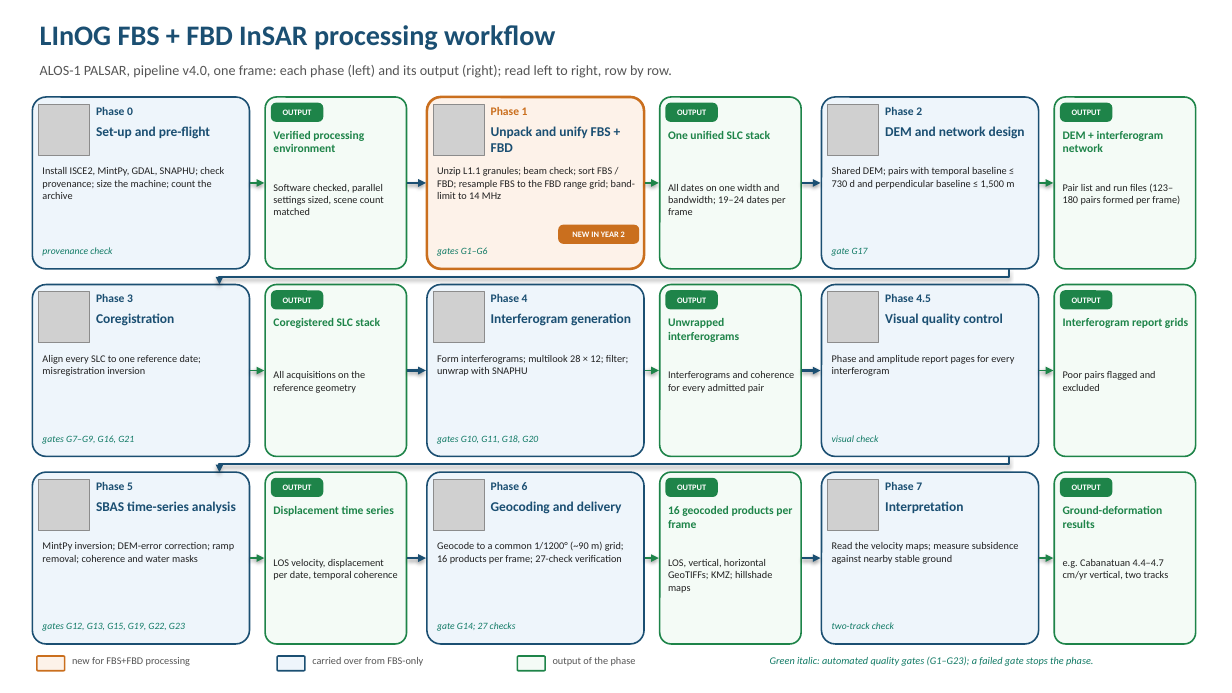
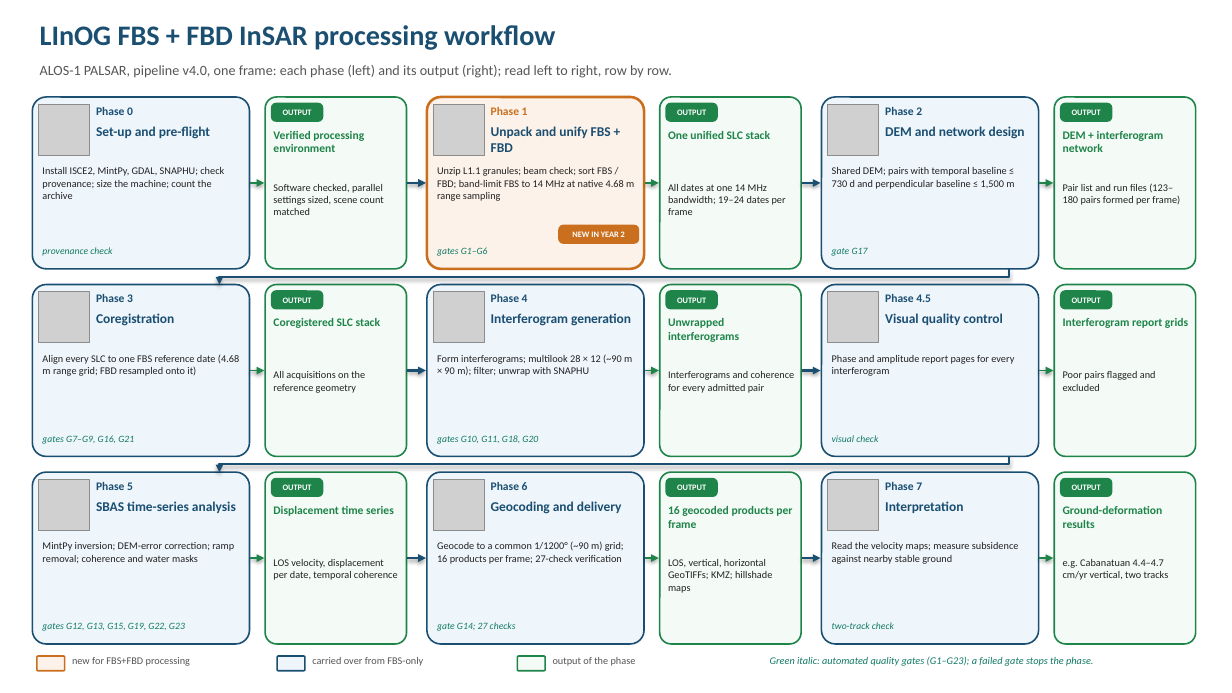
Before and after one commit to AyiemeyzingEngr/LInOG_InSAR_Processing, a slide deck: slide 1 of docs/y2q2_2026/LInOG_Y2Q2_workflow_slides_editable.pptx. Drawn at 1232x693 pixels with LibreOffice and Linux fonts; fonts in the diff are those of the drawing; grey boxes stand for pictures. Boxes give left, top, right and bottom in pixels: in the first picture for what was removed or moved away, otherwise in the second. Text is boxed around its words. In the diff, an @@ line names an element or a change of style, - is before the commit and + after.

```diff
--- a/docs/y2q2_2026/LInOG_Y2Q2_workflow_slides_editable.pptx
+++ b/docs/y2q2_2026/LInOG_Y2Q2_workflow_slides_editable.pptx
@@ text at <box>437,167,634,201</box>: text changed @@
-Unzip L1.1 granules; beam check; sort FBS / FBD; resample FBS to the FBD range grid; band-limit to 14 MHz
+Unzip L1.1 granules; beam check; sort FBS / FBD; band-limit FBS to 14 MHz at native 4.68 m range sampling
@@ text at <box>668,184,786,215</box>: text changed @@
-All dates on one width and bandwidth; 19–24 dates per frame
+All dates at one 14 MHz bandwidth; 19–24 dates per frame
@@ text at <box>42,355,239,376</box>: text changed @@
-Align every SLC to one reference date; misregistration inversion
+Align every SLC to one FBS reference date (4.68 m range grid; FBD resampled onto it)
@@ text at <box>437,354,632,376</box>: text changed @@
-Form interferograms; multilook 28 × 12; filter; unwrap with SNAPHU
+Form interferograms; multilook 28 × 12 (~90 m × 90 m); filter; unwrap with SNAPHU
```
Also in this commit, not shown: 1 other slide changed, 4 other files.
